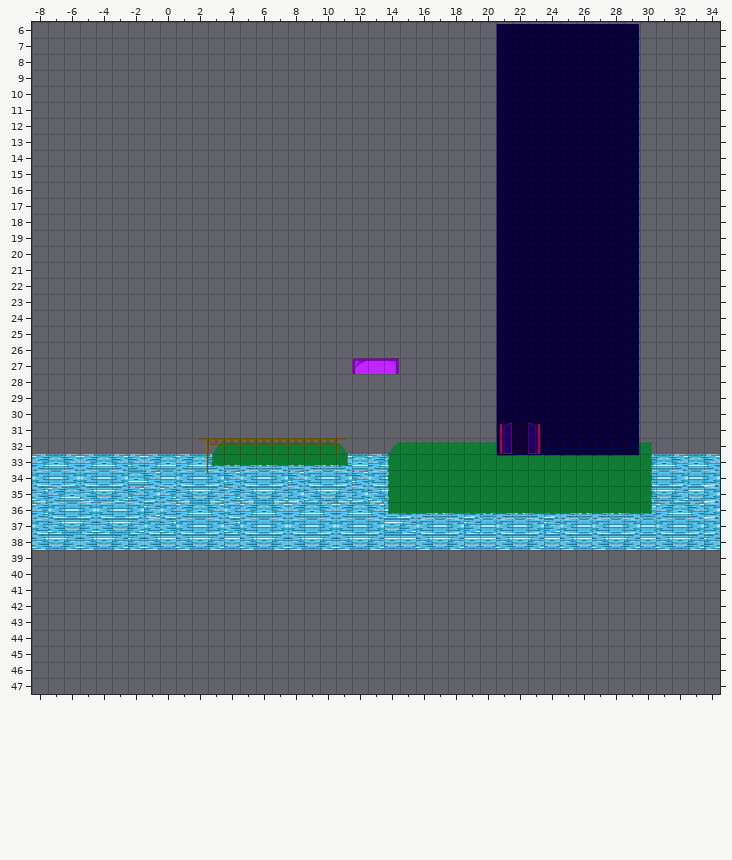
Two versions of a level (Tiled map (JSON), assets/tilemap/FishingHero_TileMap_OpeningScene.json). The picture above is the old version.
Cells are 64x64 px. Shown: x -8..34, y 6..47.
After:
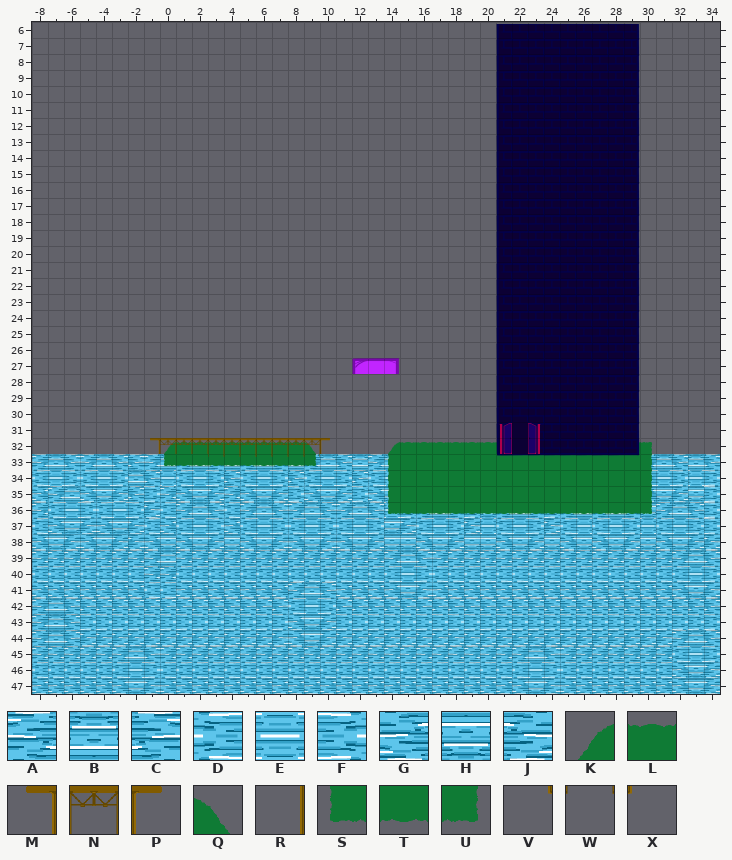
Key: from "tilemap": A 61, B 62, C 63, D 77, E 78, F 79, G 93, H 94, J 95, K 101, L 103, M 106, N 107, P 108, Q 117, R 122, S 134, T 135, U 136, V 138, W 139, X 140.
_ is an empty cell.
Difference:
Layer "water":
y 39: x -8..34 ___________________________________________ -> AAAAAAAABAAAAAAAAAAAAAABCAAAAAAAAAAAAAAAABC
y 40: x -8..34 ___________________________________________ -> DDDDDDDAADDDDDDDDDDDDDDEFDDDDDDDDDDDDDDDDEF
y 41: x -8..34 ___________________________________________ -> GGGGGGGDDGGGGGGGABCGGGGHJGGGGGGGGGGGGGGGGHJ
y 42: x -8..34 ___________________________________________ -> ABCCCCCCCCCCCCCCDEFCCCCCCCCCCCCCCCCCCCCCCCC
y 43: x -8..34 ___________________________________________ -> ABCFFFFFFFFFFFFFGHJFFFFFFFFFFFFFFFFFFFFFFFF
y 44: x -8..34 ___________________________________________ -> ABCJJJJJJJJJJJJJGHJJJJJJJJJJJJJJJJJJJJJJABC
y 45: x -8..34 ___________________________________________ -> AAAAAABCAAAAAAAAAAAAAAAAAAAAAAABCAAAAAAADEF
y 46: x -8..34 ___________________________________________ -> DDDDDDEFDDDDDDDDDDDDDDDDDDDDDDDEFDDDDDDDGHJ
y 47: x -8..34 ___________________________________________ -> GGGGGGHJGGGGGGGGGGGGGGGGGGGGGGGHJGGGGGGGGHJ
Layer "grass":
y 32: x 0..3 ___K -> KLLL; x 9..11 LLQ -> Q__
y 33: x 0..3 ___S -> STTT; x 9..11 TTU -> U__
Layer "bridge":
y 32: x -1..2 ___M -> MNNN; x 10..11 NP -> P_
y 33: x 2 R -> _; x 10..11 WX -> __
y 34: x 2 V -> _
Pixel boxes of the changes (left, top, right, bottom) in both pictures:
changed: (150, 438, 224, 473)
changed: (304, 438, 348, 466)
added: (32, 550, 720, 694)
